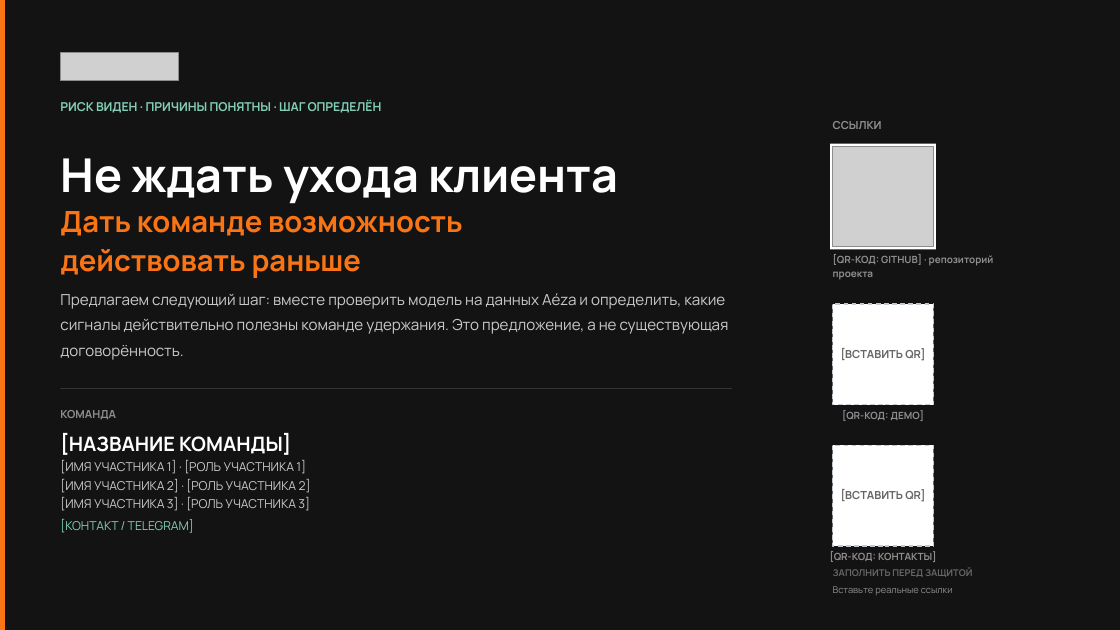
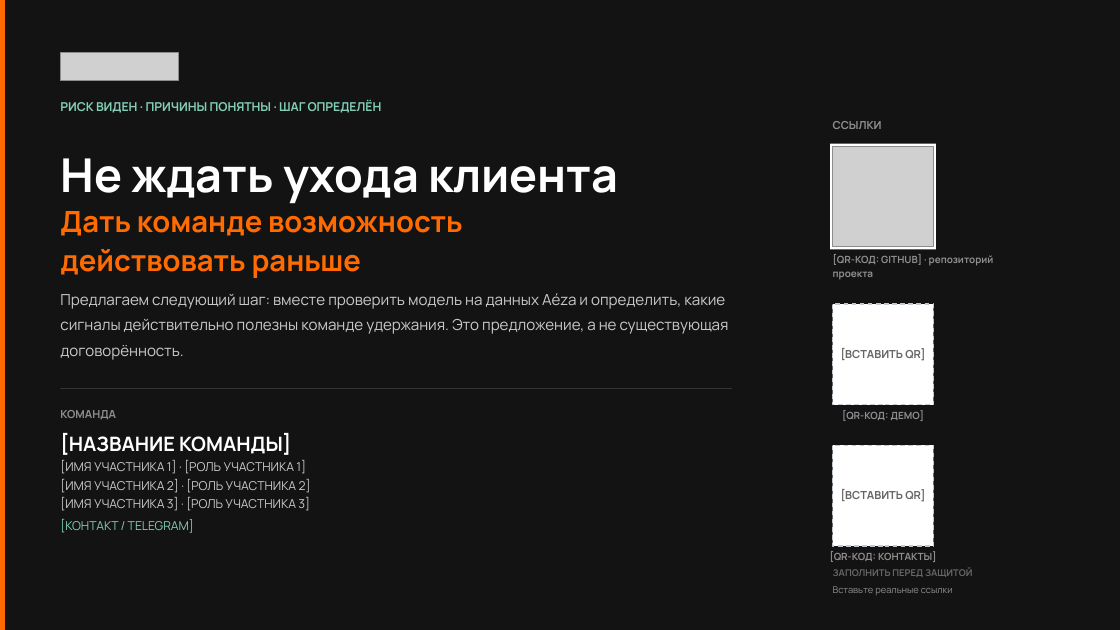
Before and after one commit to Pixelminds-hub/aeza-analizer, a slide deck: slide 10 of aeza_hackathon_osen_2026.pptx. Drawn at 1120x630 pixels with LibreOffice and Linux fonts; fonts in the diff are those of the drawing; grey boxes stand for pictures. Boxes give left, top, right and bottom in pixels: in the first picture for what was removed or moved away, otherwise in the second. Text is boxed around its words. In the diff, an @@ line names an element or a change of style, - is before the commit and + after.

```diff
--- a/aeza_hackathon_osen_2026.pptx
+++ b/aeza_hackathon_osen_2026.pptx
@@ rectangle at box(0, 0, 5, 630): fill #F97415 to #FF6B00 @@
@@ text "Дать команде возможность" at box(60, 211, 463, 278): text colour #F97415 to #FF6B00 @@
```
Also in this commit, not shown: 9 other slides changed, 16 other files.
